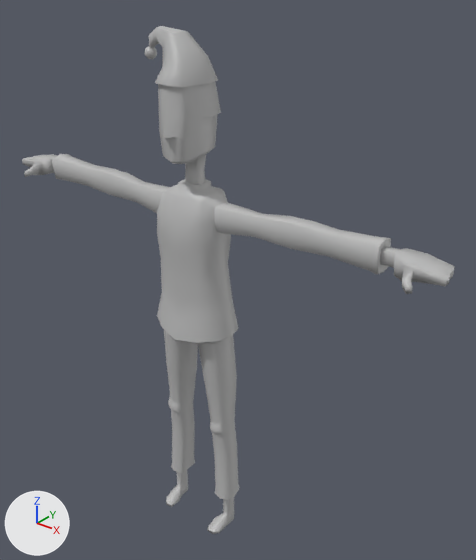
The FBX model FindingAPlaceToSleep/Assets/Animations/JeoffreyIdle.fbx as it was, and as the next commit left it.
Camera for both pictures: a camera (50 mm lens) standing at (0.807, -0.875, 1.175) and looking at (0.052, 0.069, 0.59). Lighting does not change. The marker at lower left points along +X, +Y and +Z. Where no turn or scale is listed for an object, it has been applied to the vertices.

Objects in the first picture: 'Sleepwalker_v02:pSphere2'.
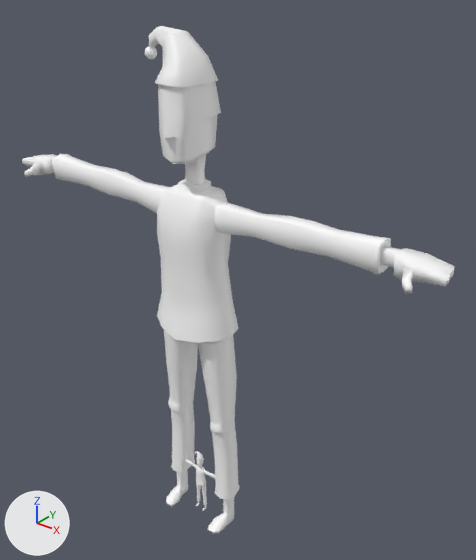
Patch to the scene script:
```diff
--- a/FindingAPlaceToSleep/Assets/Animations/JeoffreyIdle.fbx.py
+++ b/FindingAPlaceToSleep/Assets/Animations/JeoffreyIdle.fbx.py
@@ mat_lambert4 @@
+mat_lambert4 = principled_material('lambert4')
+mat_lambert4.base_color = (1.0, 1.0, 1.0)  # white #ffffff
@@ mat_lambert3 @@
+mat_lambert3 = principled_material('lambert3')
+mat_lambert3.base_color = (1.0, 1.0, 1.0)  # white #ffffff
@@ me_mesh @@
 me_mesh.from_pydata(...)  # 1008 vertices, 1050 faces; spans x -0.508..0.508, y -0.105..0.029, z 0.014..1.087
-me_mesh.materials.append(mat_sleepwalker_v02_lambert1)  # grey #bcbcbc
+me_mesh.materials.append(mat_lambert4)  # white #ffffff
@@ me_mesh_001 @@
+me_mesh_001.from_pydata(...)  # 1008 vertices, 1050 faces; spans x -0.077..0.077, y -0.01..0.01, z -0.081..0.081
+me_mesh_001.materials.append(mat_lambert3)  # white #ffffff
@@ ob_psphere2 @@
+ob_psphere2 = bpy.data.objects.new('pSphere2', me_mesh_001)
+ob_psphere2.location = (0.0, -0.006, 0.083)
```

Pixel boxes [x1, y1, x2, y2] of what changed, in the pictures (476 x 560 px):
'Sleepwalker_v02:pSphere2', recoloured (grey to white)
    both: [22, 26, 455, 534]
'pSphere2', added
    after: [184, 451, 215, 510]
